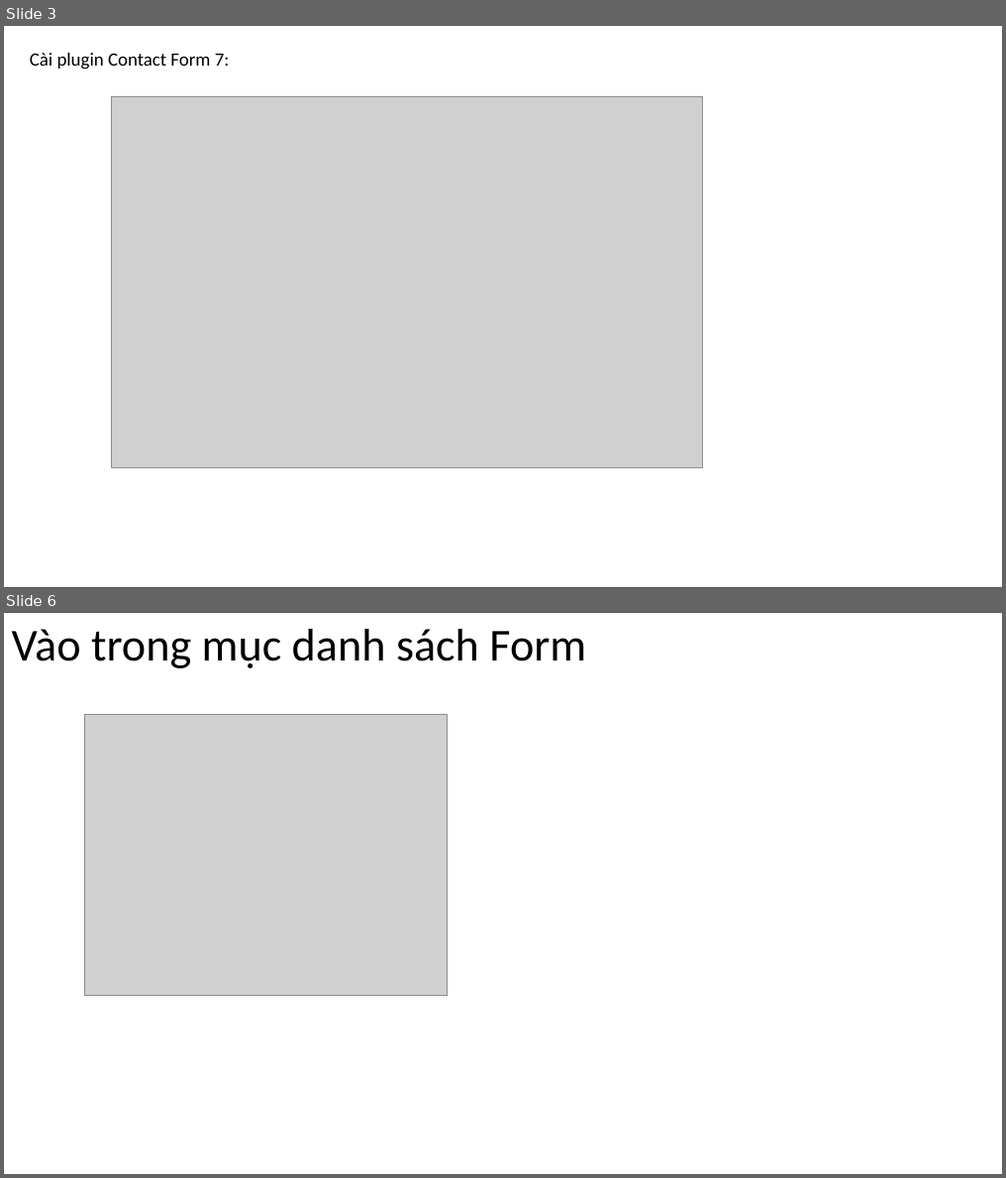
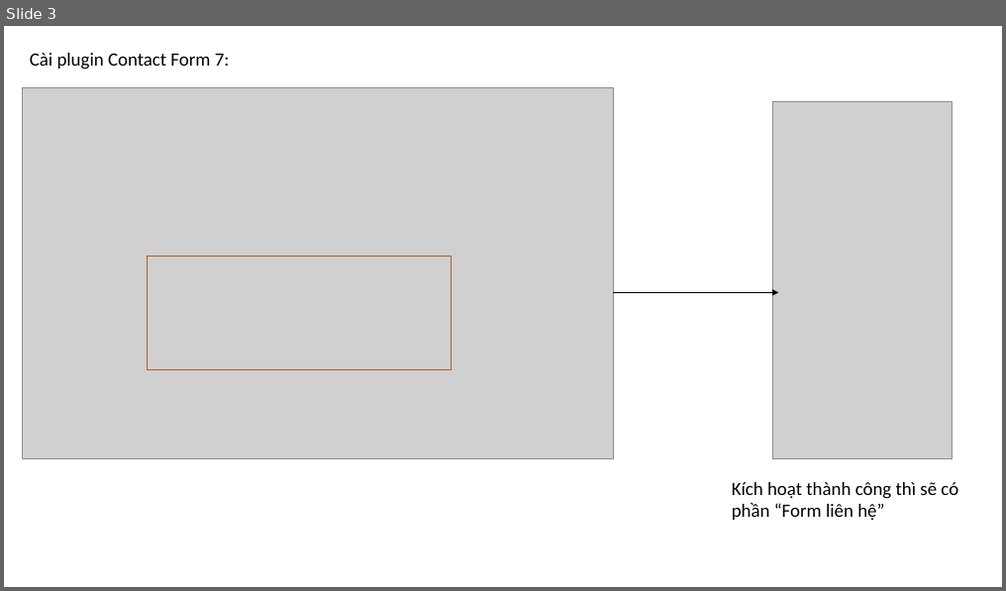
Before and after one commit to DangVanDoan05/WordPress, a slide deck: Tạo trang liên hệ trong WebSite.pptx. Shown one above the other, each under a label of ours: slides 3 and 6 before the commit, slide 3 after it; the slides between them are not shown. The pictures are 1006x1178 and 1006x591 pixels, drawn with LibreOffice and Linux fonts; fonts in the diff are those of the drawing; grey boxes stand for pictures. Boxes give left, top, right and bottom in pixels: in the first picture for what was removed or moved away, otherwise in the second. Text is boxed around its words. In the diff, an @@ line names an element or a change of style, - is before the commit and + after.

```diff
--- a/Tạo trang liên hệ trong WebSite.pptx
+++ b/Tạo trang liên hệ trong WebSite.pptx
@@ slide 6 removed at (4, 613, 1002, 1174), background #FFFFFF @@
@@ title removed at (12, 629, 586, 668) @@
-Vào trong mục danh sách Form
@@ picture removed at (84, 715, 448, 995) @@
@@ slide 3 changed as well @@
@@ picture: place and size @@
-picture at (112, 97, 703, 469)
+picture at (22, 88, 614, 460)
@@ picture added at (772, 101, 951, 460) @@
@@ rectangle added at (147, 257, 450, 370), outline #AF5C24 1 pt @@
@@ arrow added from (614, 292) to (779, 292), #000000 0.5 pt @@
@@ text added at (732, 482, 958, 520), 18 pt, text #000000 @@
+Kích hoạt thành công thì sẽ có phần “Form liên hệ”
```
Also in this commit, not shown: 2 other slides changed, 25 slides added, 6 other slides removed.
